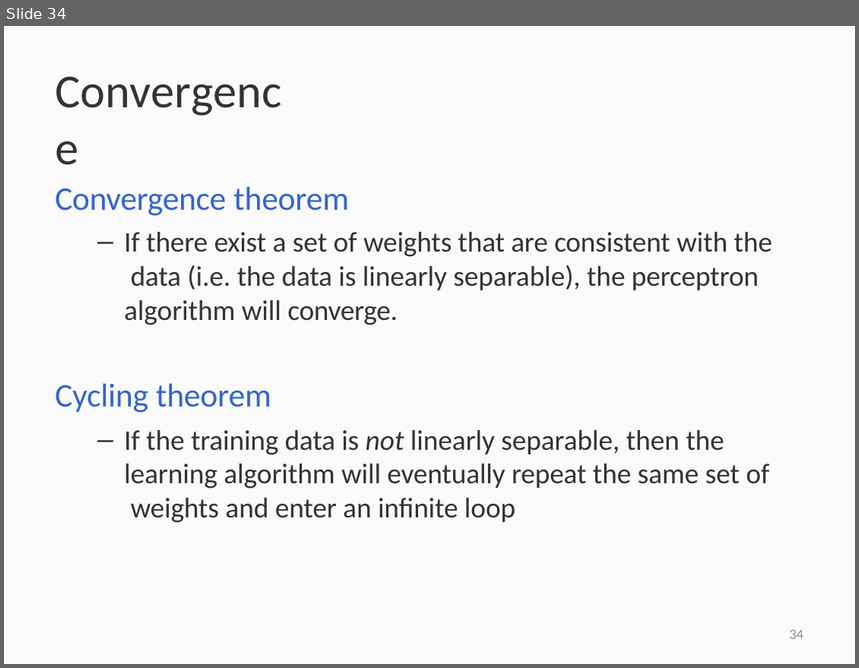
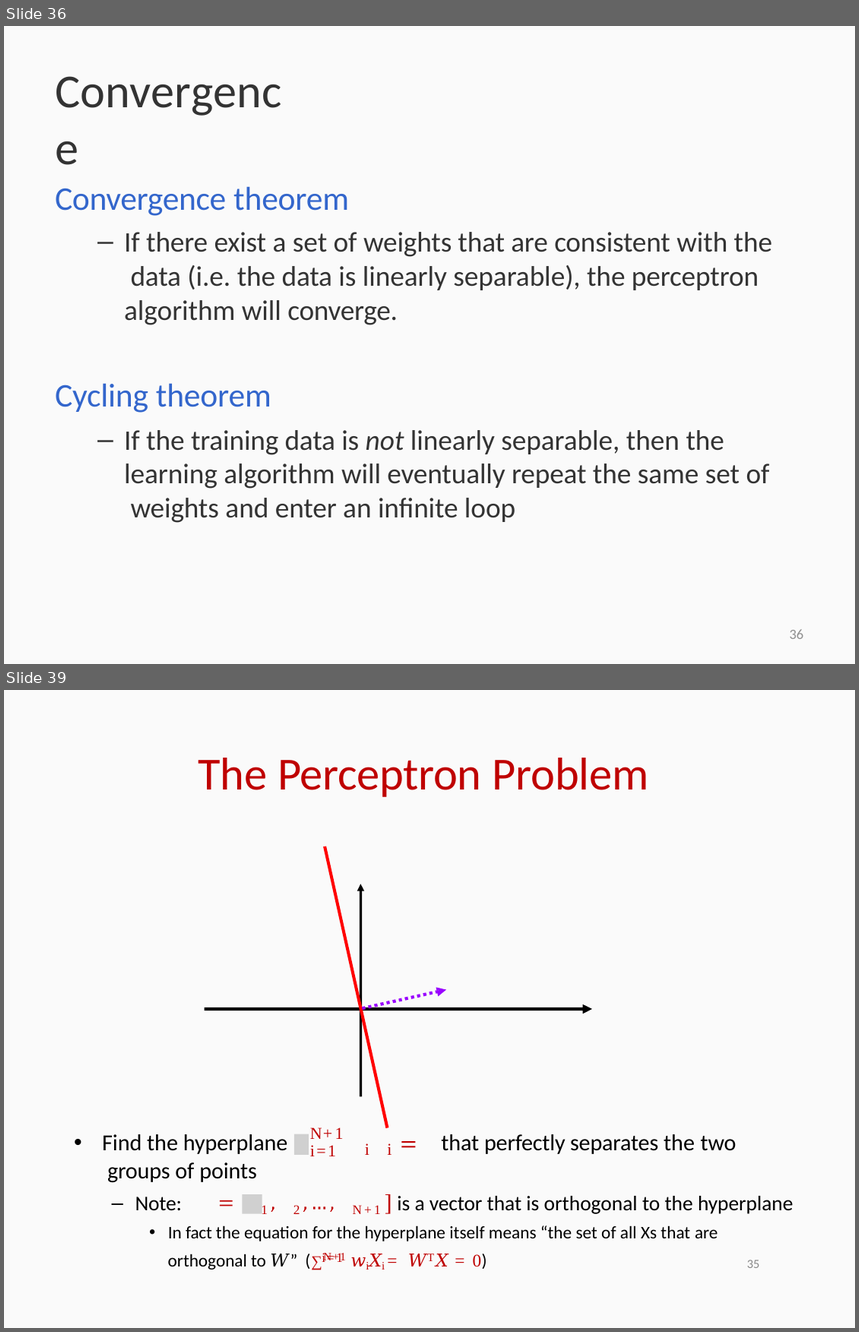
Before and after one commit to Suprajabhaskara2903/7th-sem, a slide deck: PE-3 NN&DL/unit1/NNDL_Lecture_2.pptx. Shown one above the other, each under a label of ours: slide 34 before the commit, slides 36 and 39 after it; the slides between them are not shown. The pictures are 859x668 and 859x1332 pixels, drawn with LibreOffice and Linux fonts; fonts in the diff are those of the drawing; grey boxes stand for pictures; background and template pictures are left out. Boxes give left, top, right and bottom in pixels: in the first picture for what was removed or moved away, otherwise in the second. Text is boxed around its words. In the diff, an @@ line names an element or a change of style, - is before the commit and + after.

```diff
--- a/PE-3 NN&DL/unit1/NNDL_Lecture_2.pptx
+++ b/PE-3 NN&DL/unit1/NNDL_Lecture_2.pptx
@@ slide 39 added at [4,690,855,1328], background #FFFFFF; not listed: 1 template element that a slide beside it also shows @@
@@ title added at [198,758,648,797], 38.8 pt, text #BF0000 @@
+The Perceptron Problem
@@ freeform shape added at [323,847,389,1129], fill #FF0000 @@
@@ freeform shape added at [204,884,592,1097], fill #000000 @@
@@ freeform shape added at [363,987,446,1010], fill #9900FF @@
@@ text added at [102,1135,287,1183], 19.4 pt, text #000000 @@
+• Find the hyperplane groups of points
@@ picture added at [294,1135,309,1155] @@
@@ text added at [310,1128,344,1157], 14.1 pt, text #BF0000 @@
+N+1
+i=1
@@ text added at [365,1144,392,1155], 14.1 pt, text #BF0000 @@
+i i
@@ freeform shape added at [401,1142,415,1148], fill #BF0000 @@
@@ text added at [441,1135,737,1154], 19.4 pt, text #000000 @@
+that perfectly separates the two
@@ text added at [135,1196,793,1242], 15 pt, text #000000 @@
+– Note: 1 2 N+1 is a vector that is orthogonal to the hyperplane
+  • In fact the equation for the hyperplane itself means “the set of all Xs that are
@@ freeform shape added at [220,1201,233,1207], fill #BF0000 @@
@@ picture added at [243,1195,262,1214] @@
@@ freeform shape added at [272,1208,275,1213], fill #BF0000 @@
@@ freeform shape added at [303,1208,307,1213], fill #BF0000 @@
@@ freeform shape added at [314,1208,325,1210], fill #BF0000 @@
@@ freeform shape added at [330,1208,333,1213], fill #BF0000 @@
@@ freeform shape added at [386,1195,389,1214], fill #BF0000 @@
@@ text added at [168,1253,345,1270], 15 pt, text #000000 @@
+orthogonal to 𝑊” (∑N+1 𝑤i𝑋i = 𝑊T𝑋 = 0)
@@ text added at [322,1253,345,1262], 11 pt, text #BF0000 @@
+i=1
@@ text added at [747,1260,760,1268], 10.6 pt, text #898989 @@
+35
@@ what was slide 34 is now slide 36 @@
@@ page number at [790,629,804,639]: text changed @@
-34
+36
```
Also in this commit, not shown: 17 other slides added, 23 other files.
